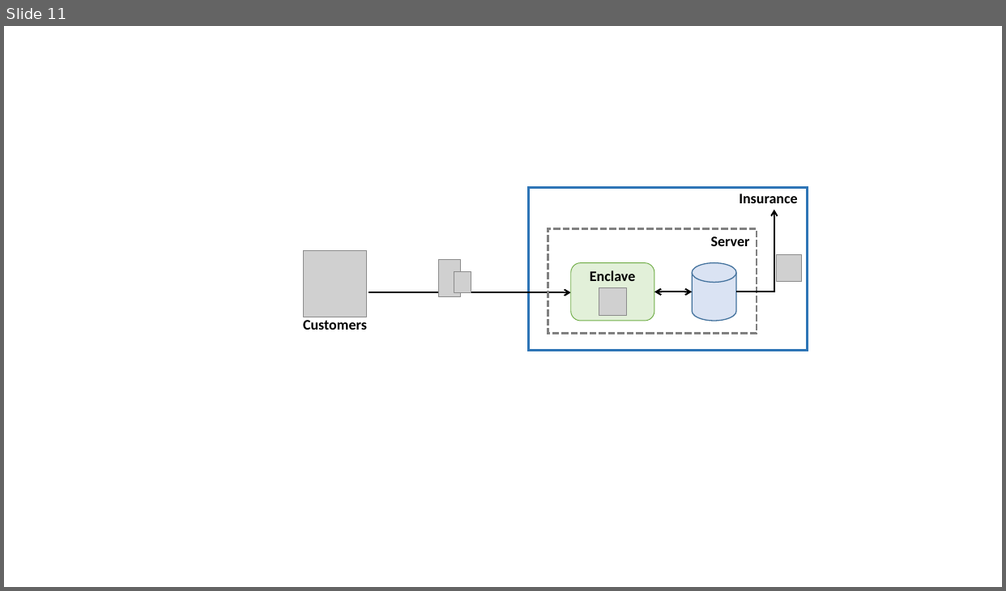
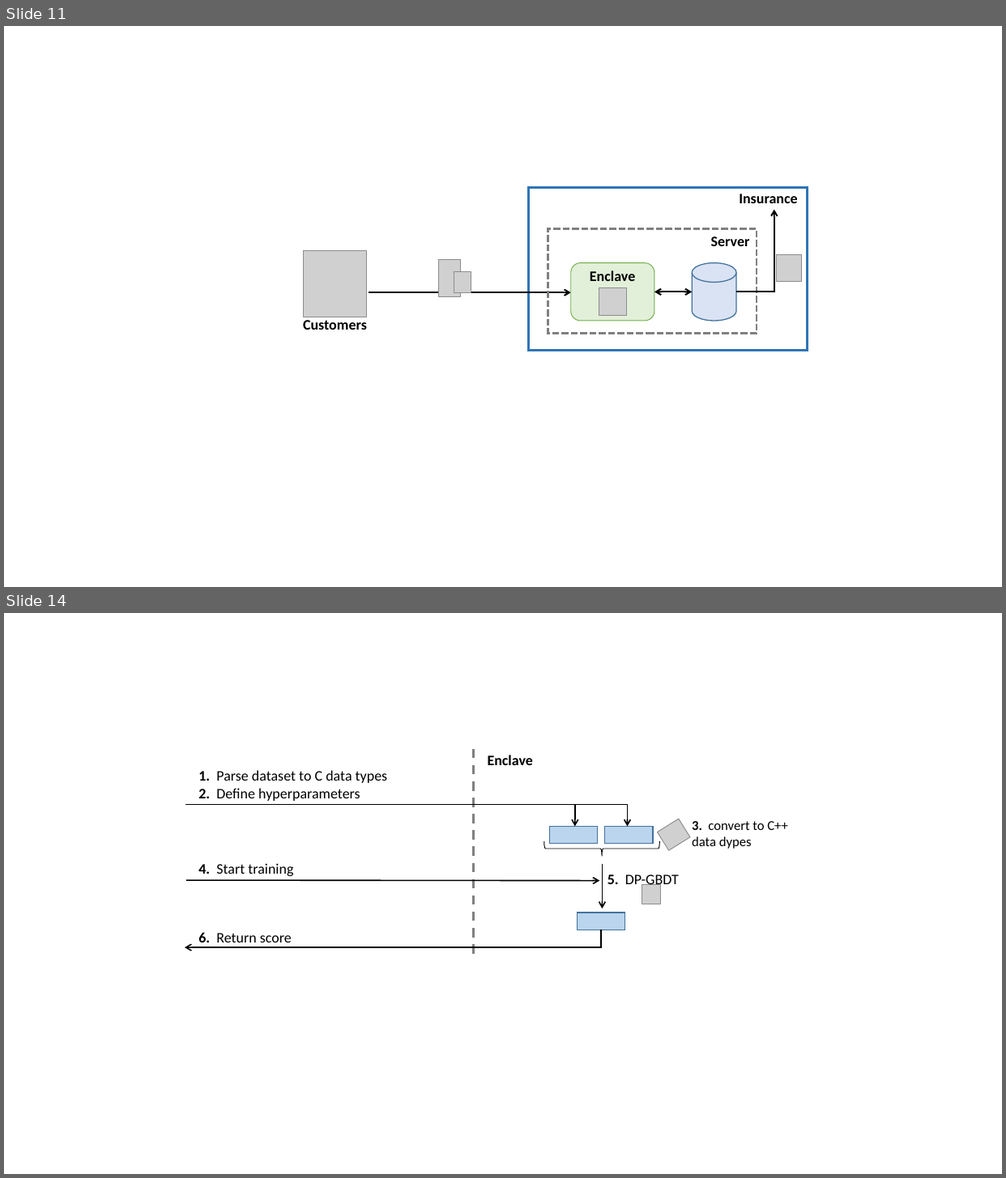
Before and after one commit to loretanr/dp-gbdt, a slide deck: resources/writing/powerpoint/template_only_mine.pptx. Shown one above the other, each under a label of ours: slide 11 before the commit, slides 11 and 14 after it; the slides between them are not shown. The pictures are 1006x591 and 1006x1178 pixels, drawn with LibreOffice and Linux fonts; fonts in the diff are those of the drawing; grey boxes stand for pictures. Boxes give left, top, right and bottom in pixels: in the first picture for what was removed or moved away, otherwise in the second. Text is boxed around its words. In the diff, an @@ line names an element or a change of style, - is before the commit and + after.

```diff
--- a/resources/writing/powerpoint/template_only_mine.pptx
+++ b/resources/writing/powerpoint/template_only_mine.pptx
@@ slide 14 added at (4, 613, 1002, 1174), background #FFFFFF @@
@@ line added from (473, 749) to (473, 956), #808080 2.25 pt dashed @@
@@ text added at (488, 755, 533, 765), 14 pt, text #000000, bold @@
+Enclave
@@ text added at (198, 770, 388, 801), 14 pt, text #000000 @@
+1. Parse dataset to C data types
+2. Define hyperparameters
@@ elbow arrow added from (186, 805) to (575, 826), #000000 1.25 pt @@
@@ elbow arrow added from (186, 805) to (628, 826), #000000 1.25 pt @@
@@ rectangle added at (550, 826, 598, 844), fill #5B9BD5 at 42% opacity, outline #43739E 1 pt @@
@@ rectangle added at (605, 826, 653, 844), fill #5B9BD5 at 42% opacity, outline #43739E 1 pt @@
@@ picture added at (658, 819, 691, 851) @@
@@ text added at (692, 821, 788, 849), 13 pt, text #000000 @@
+3. convert to C++ data dypes
@@ left brace added at (544, 841, 660, 856), outline #000000 0.75 pt @@
@@ text added at (198, 863, 293, 876), 14 pt, text #000000 @@
+4. Start training
@@ arrow added from (602, 864) to (602, 909), #000000 1.25 pt @@
@@ text added at (607, 875, 679, 889), 14 pt, text #000000 @@
+5. DP-GBDT
@@ arrow added from (186, 880) to (600, 881), #000000 1.25 pt @@
@@ picture added at (641, 884, 661, 905) @@
@@ rectangle added at (577, 914, 625, 931), fill #5B9BD5 at 42% opacity, outline #43739E 1 pt @@
@@ elbow arrow added from (602, 931) to (185, 948), #000000 1.25 pt @@
@@ text added at (198, 932, 292, 943), 14 pt, text #000000 @@
+6. Return score
```
Also in this commit, not shown: 2 other slides added, 11 other files.
